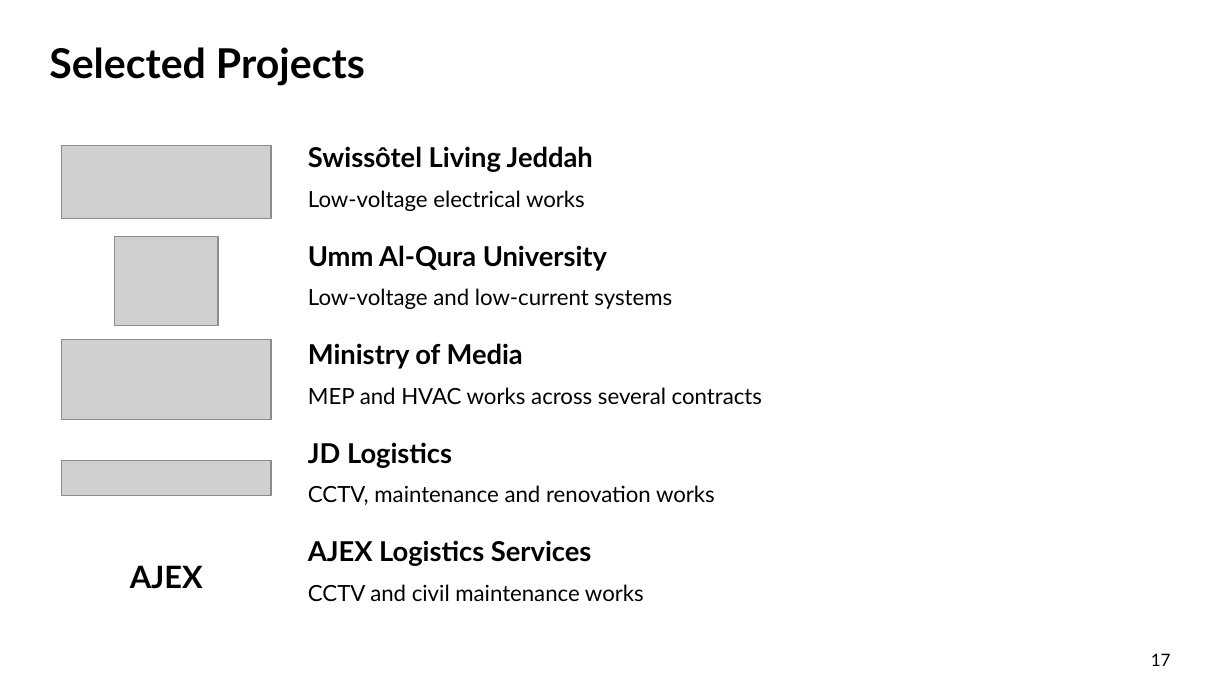
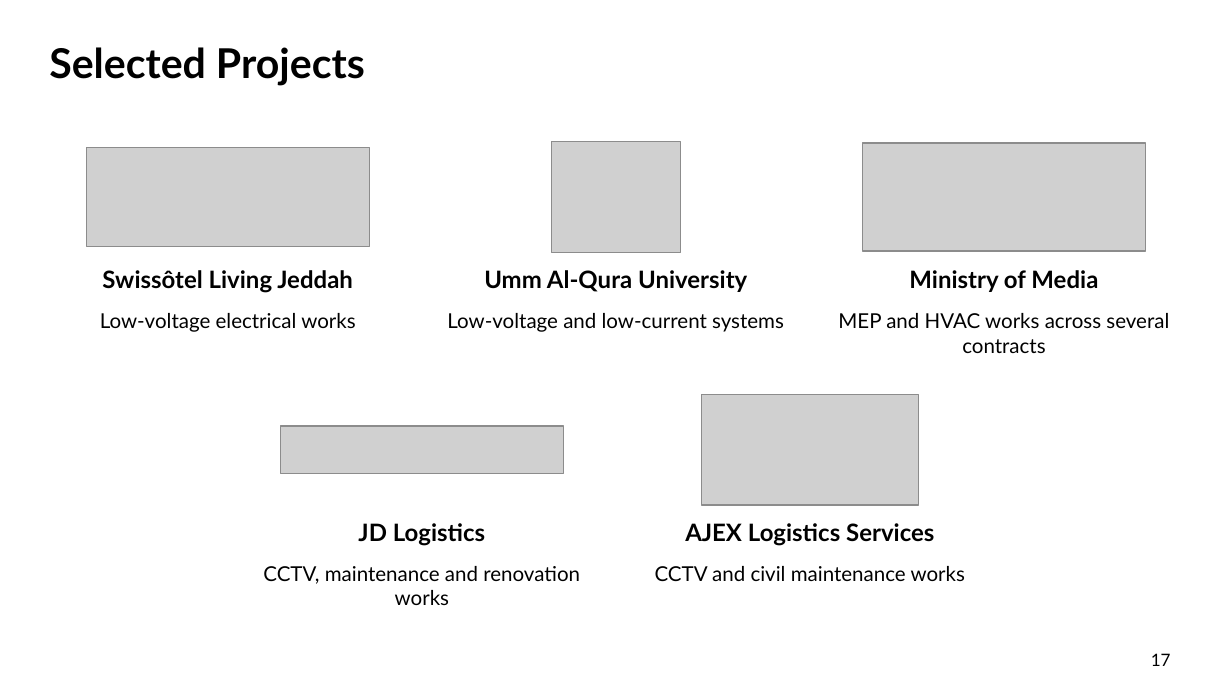
Before and after one commit to urkTish/CCTV, a slide deck: slide 17 of docs/company-profile/ContracTech-Company-Profile-EN.pptx. Drawn at 1232x693 pixels with LibreOffice and Linux fonts; fonts in the diff are those of the drawing; grey boxes stand for pictures; background and template pictures are left out. Boxes give left, top, right and bottom in pixels: in the first picture for what was removed or moved away, otherwise in the second. Text is boxed around its words. In the diff, an @@ line names an element or a change of style, - is before the commit and + after.

```diff
--- a/docs/company-profile/ContracTech-Company-Profile-EN.pptx
+++ b/docs/company-profile/ContracTech-Company-Profile-EN.pptx
@@ picture: place and size @@
-picture at (62,145,271,218)
+picture at (86,148,370,246)
@@ picture: place and size @@
-picture at (115,237,218,325)
+picture at (551,142,680,253)
@@ picture: place and size @@
-picture at (62,340,271,420)
+picture at (862,143,1146,251)
@@ text "Swissôtel Living Jeddah": place and size @@
-text "Swissôtel Living Jeddah" at (308,146,593,172)
+text "Swissôtel Living Jeddah" at (102,270,353,293)
@@ text "Umm Al-Qura University": place and size @@
-text "Umm Al-Qura University" at (308,245,607,271)
+text "Umm Al-Qura University" at (484,270,747,292)
@@ text "Ministry of Media": place and size @@
-text "Ministry of Media" at (308,343,523,369)
+text "Ministry of Media" at (909,270,1098,292)
@@ text "Low-voltage electrical works": place and size @@
-text "Low-voltage electrical works" at (308,190,585,211)
+text "Low-voltage electrical works" at (100,313,355,332)
@@ text "Low-voltage and low-current systems": place and size @@
-text "Low-voltage and low-current systems" at (308,288,672,309)
+text "Low-voltage and low-current systems" at (447,313,784,332)
@@ text "MEP and HVAC works across ...": place and size @@
-text "MEP and HVAC works across ..." at (308,387,762,404)
+text "MEP and HVAC works across ..." at (838,313,1169,353)
@@ picture added at (702,394,919,505) @@
@@ picture: place and size @@
-picture at (62,461,271,495)
+picture at (280,426,563,473)
@@ size 16 to 14 pt; alignment left to centre in 5 elements at (685,523,934,546), (484,270,747,292), (102,270,353,293), (909,270,1098,292), (358,523,485,546) @@
@@ text "JD Logistics": place and size @@
-text "JD Logistics" at (308,442,452,468)
+text "JD Logistics" at (358,523,485,546)
@@ text "AJEX Logistics Services": place and size @@
-text "AJEX Logistics Services" at (308,540,591,566)
+text "AJEX Logistics Services" at (685,523,934,546)
@@ text removed at (130,565,203,589) @@
-AJEX
@@ size 13 to 12 pt; alignment left to centre in 5 elements at (655,566,965,581), (447,313,784,332), (100,313,355,332), (838,313,1169,353), (263,566,580,605) @@
@@ text "CCTV, maintenance and renovation works": place and size @@
-text "CCTV, maintenance and renovation works" at (308,485,715,505)
+text "CCTV, maintenance and renovation works" at (263,566,580,605)
@@ text "CCTV and civil maintenance works": place and size @@
-text "CCTV and civil maintenance works" at (308,584,644,601)
+text "CCTV and civil maintenance works" at (655,566,965,581)
```
Also in this commit, not shown: 9 other files.
